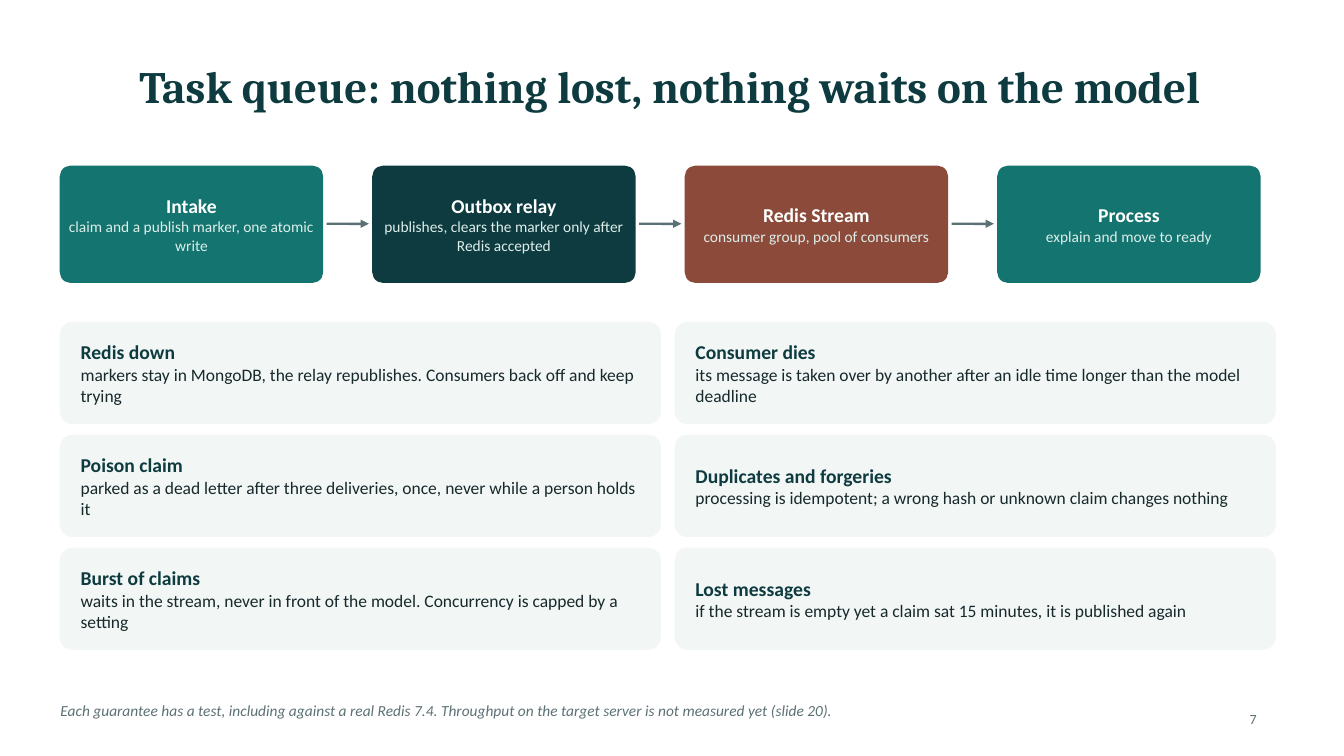
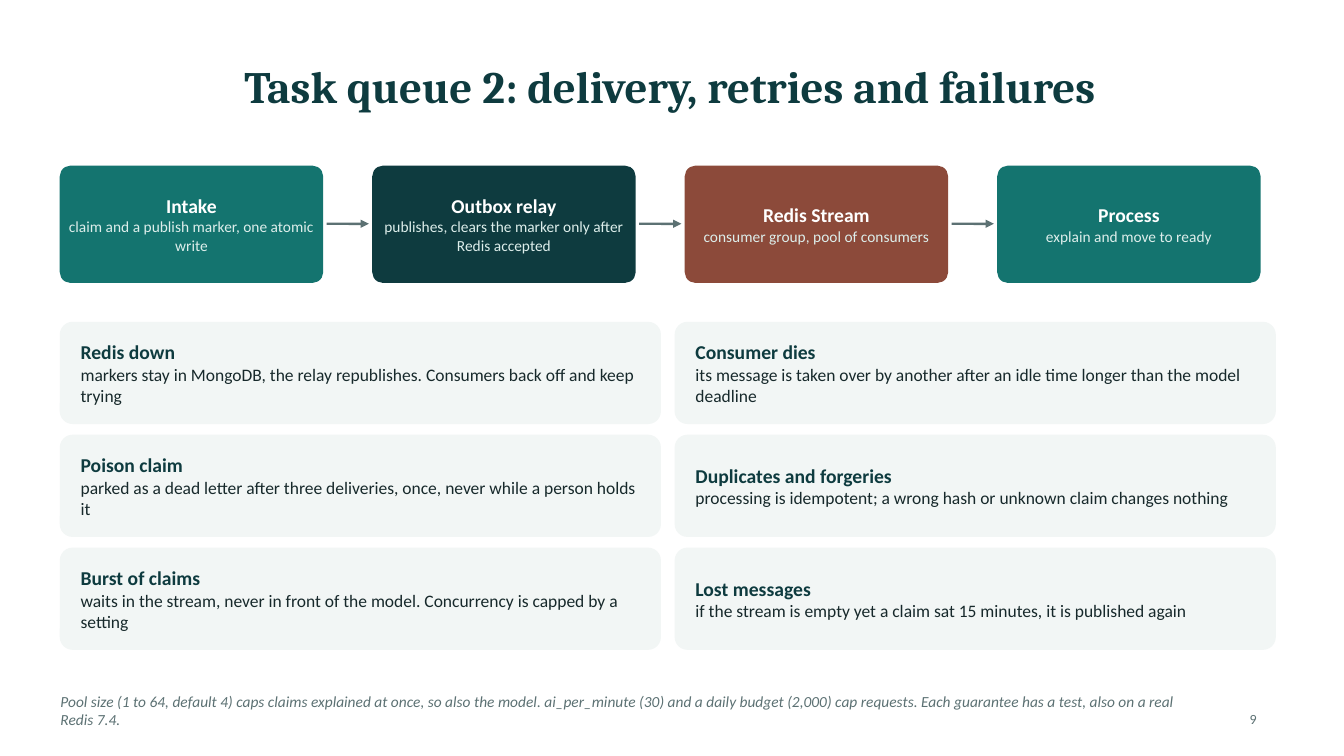
Before and after one commit to PublisherX02/Claim_Guard, a slide deck: slide 9 of docs/presentation/ClaimGuard_Mentor_Session.pptx (slide 7 before the commit). Drawn at 1344x756 pixels with LibreOffice and Linux fonts; fonts in the diff are those of the drawing. Boxes give left, top, right and bottom in pixels: in the first picture for what was removed or moved away, otherwise in the second. Text is boxed around its words. In the diff, an @@ line names an element or a change of style, - is before the commit and + after.

```diff
--- a/docs/presentation/ClaimGuard_Mentor_Session.pptx
+++ b/docs/presentation/ClaimGuard_Mentor_Session.pptx
@@ title at [244,71,1095,113]: text changed @@
-Task queue: nothing lost, nothing waits on the model
+Task queue 2: delivery, retries and failures
@@ text at [60,696,1173,725]: text changed @@
-Each guarantee has a test, including against a real Redis 7.4. Throughput on the target server is not measured yet (slide 20).
+Pool size (1 to 64, default 4) caps claims explained at once, so also the model. ai_per_minute (30) and a daily budget (2,000) cap requests. Each guarantee has a test, also on a real Redis 7.4.
@@ page number at [1250,715,1257,724]: text changed @@
-7
+9
```
Also in this commit, not shown: 5 other slides changed, 6 slides added, 1 slide removed, 2 other files.
